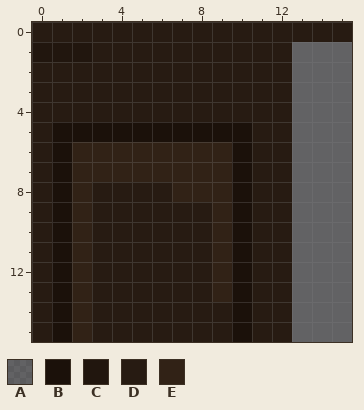
Two versions of one pixel-art sprite, AnkamaJam/Assets/Textures/Decors/pilar/pilar_02.png. Above is the file before it was changed.
The file is 16x16 pixels. Colours within 5 levels of each other are drawn and written as one.
Palette (. is transparent): A #00000085  B #1b110a  C #21160e  D #271b12  E #312216
Pixels before, first column x 0:
 0 DDDDDDDDDDDDDDDD
 1 CCCDDDDDDDDDDAAA
 2 DDDDDDDDDDDDDAAA
 3 DDDDDDDDDDDDDAAA
 4 DDDDDDDDDDDDDAAA
 5 DBBBBBBBBBBDDAAA
 6 DBEEEEEEEEBDDAAA
 7 DBEEEEEEEEBDDAAA
 8 DBEDDDDEEEBDDAAA
 9 DBEDDDDDDEBDDAAA
10 DBEDDDDDDEBDDAAA
11 DBEDDDDDDEBDDAAA
12 DBEDDDDDDEBDDAAA
13 DBEDDDDDDEBDDAAA
14 DBEDDDDDDDBDDAAA
15 DBEDDDDDDDBDDAAA
Once edited:
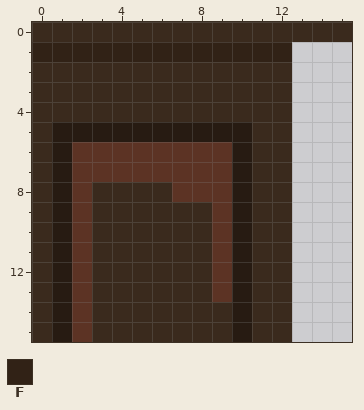
Colours new in this view: F #312216
Commit: Graph Pilar Graph Pilar Rtk correction
The edit:
colour B: #1b110a -> #271b12
colour D: #271b12 -> #3a2a1d
colour E: #312216 -> #5c3324
Changed rows in their new state; - is a pixel that keeps its letter.
first column x 0:
 1 FFFFFFFFFFFFF...
 2 -------------...
 3 -------------...
 4 -------------...
 5 -------------...
 6 -------------...
 7 -------------...
 8 -------------...
 9 -------------...
10 -------------...
11 -------------...
12 -------------...
13 -------------...
14 -------------...
15 -------------...
Boxes around the changes in both pictures, in picture pixels (x1, y1, x2, y2):
changed: (32, 22, 352, 342)
